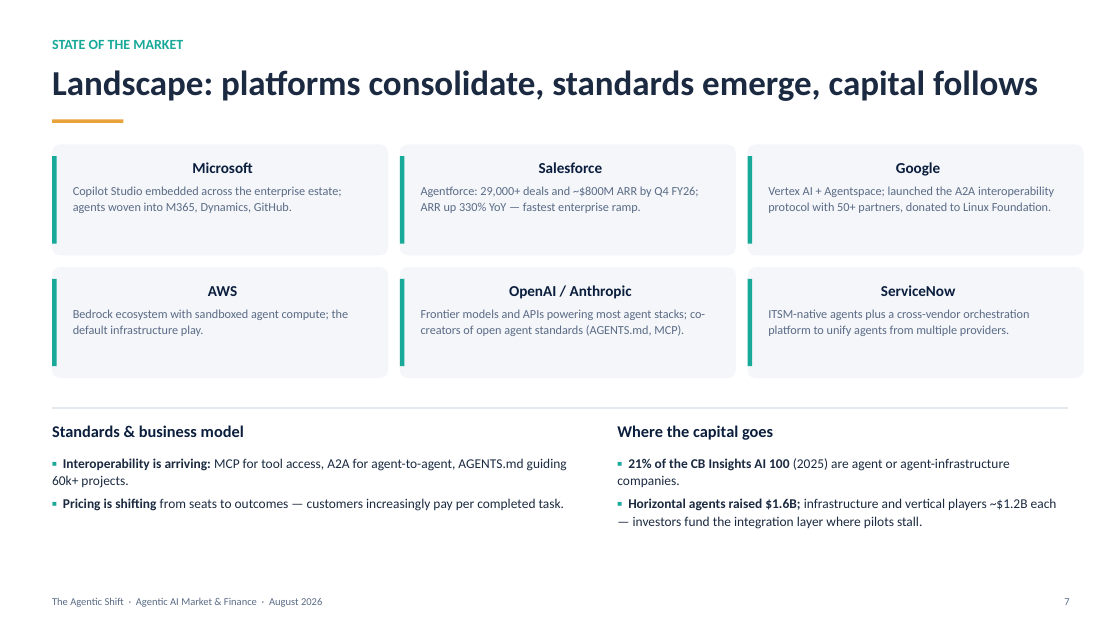
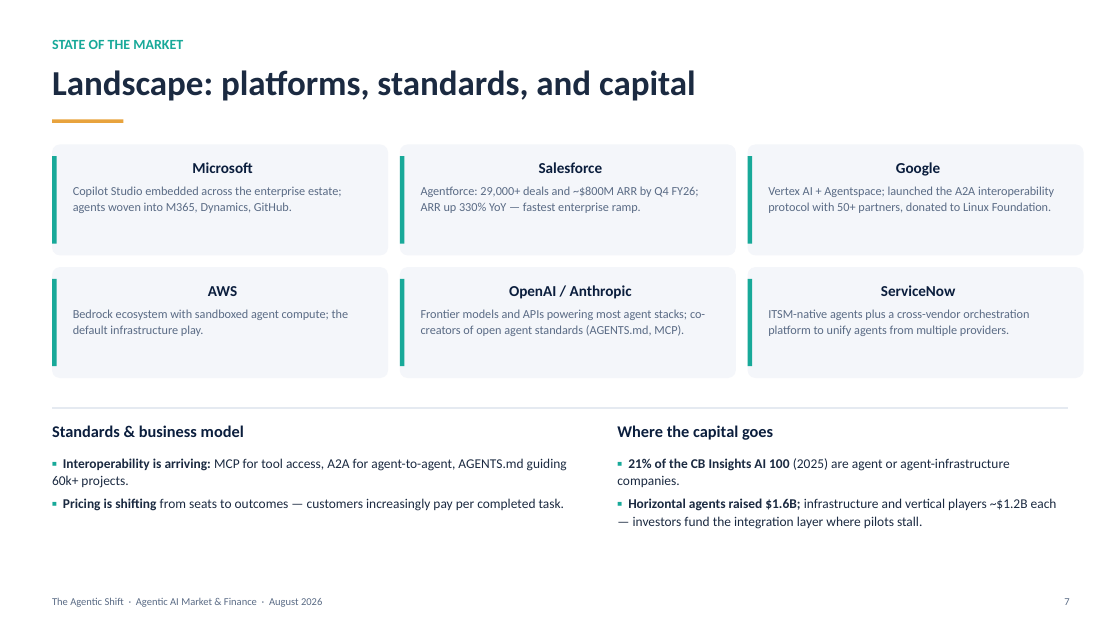
Before and after one commit to ms4674/Equity-research, a slide deck: slide 7 of agentic_ai_market_finance.pptx. Drawn at 1120x630 pixels with LibreOffice and Linux fonts; fonts in the diff are those of the drawing. Boxes give left, top, right and bottom in pixels: in the first picture for what was removed or moved away, otherwise in the second. Text is boxed around its words. In the diff, an @@ line names an element or a change of style, - is before the commit and + after.

```diff
--- a/agentic_ai_market_finance.pptx
+++ b/agentic_ai_market_finance.pptx
@@ text at [52, 70, 696, 101]: text changed @@
-Landscape: platforms consolidate, standards emerge, capital follows
+Landscape: platforms, standards, and capital
```
Also in this commit, not shown: 5 other slides changed, 1 other file.
